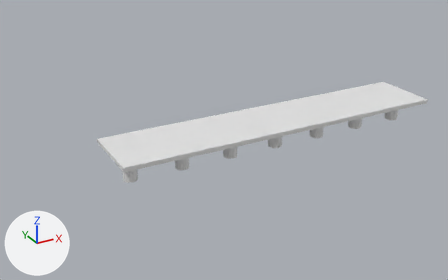
A saved change to the FBX model Assets/Art/Models/Greybox/Loco_Station.fbx.
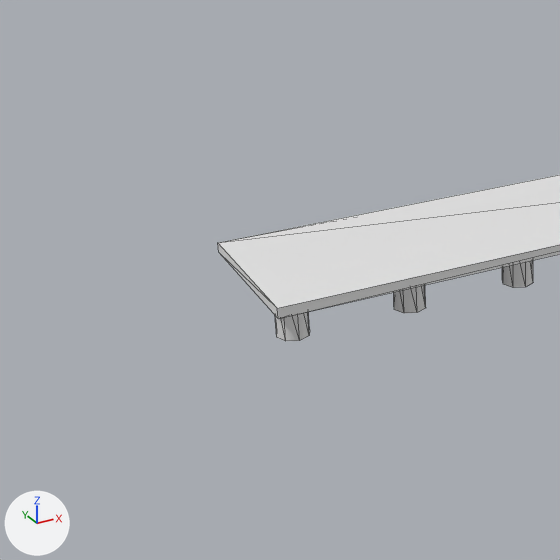
There are two pictures of each version: one whole from a camera (50 mm lens) standing at (-18.71, -27.88, 14.66) and looking at (-3.07, 0.55, 0.45), one close up on the part from 0% to 56% of the width and 11% to 100% of the height. The axes (+X, +Y, +Z) are drawn at lower left. The lights are the same throughout. The last two pictures show the newer version. The close-ups show mesh edges as thin lines. Where no turn or scale is listed for an object, it has been applied to the vertices.

In view in the first close-up: 'Loco_Station'.
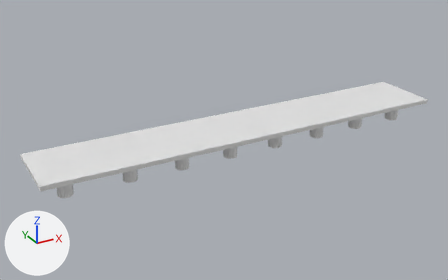
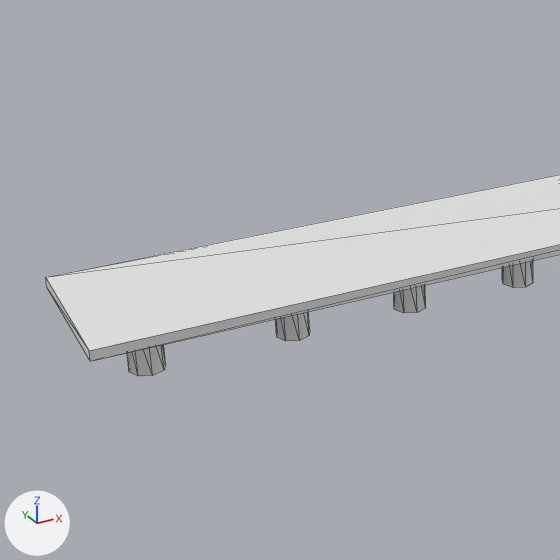
Location of each change, (x1, y1, x2, y2) in pixels of the close-ups (560 x 560 px; the box of a moved part takes in the faces that stretch with it):
'Loco_Station', reshaped
    before: (218, 175, 560, 341)
    after: (46, 175, 560, 376)
part 1 of me_cube_049, added
    after: (127, 345, 166, 376)
part 2 of me_cube_049, moved or reshaped
    before: (218, 176, 560, 318)
    after: (46, 176, 560, 361)

Patch to the scene script:
```diff
--- a/Assets/Art/Models/Greybox/Loco_Station.fbx.py
+++ b/Assets/Art/Models/Greybox/Loco_Station.fbx.py
@@ me_cube_049 @@
 # used by ob_loco_station; location = (0.0, 0.0, 0.0)
 # verts and faces of me_cube_049; kept vertices keep their numbers, new ones are numbered from 120
 # before: 0 (-10.0, -2.0, 1.2) at pixel (278, 318), 1 (-10.0, -2.0, 1.4) at pixel (277, 308), 2 (-10.0, 2.0, 1.2) at pixel (218, 252), 3 (-10.0, 2.0, 1.4) at pixel (217, 242)
-me_cube_049.from_pydata(...)  # 120 vertices, 124 faces; spans x -10.0..10.0, y -2.0..2.0, z -0.3..1.4
+me_cube_049.from_pydata(...)  # 136 vertices, 140 faces; spans x -14.0..10.0, y -2.0..2.0, z -0.3..1.4
+# me_cube_049 part 1: the loose piece of 16 vertices spanning x -9.4..-8.6, y -0.4..0.4, z -0.3..1.2 is copied, and the copy is moved by (-3.4, 0.0, 0.0); it spans x -12.8..-12.0, y -0.4..0.4, z -0.3..1.2
+# me_cube_049 part 2
+for i in [*range(0, 4)]: verts[i] += (-4.0, 0.0, 0.0)
```
